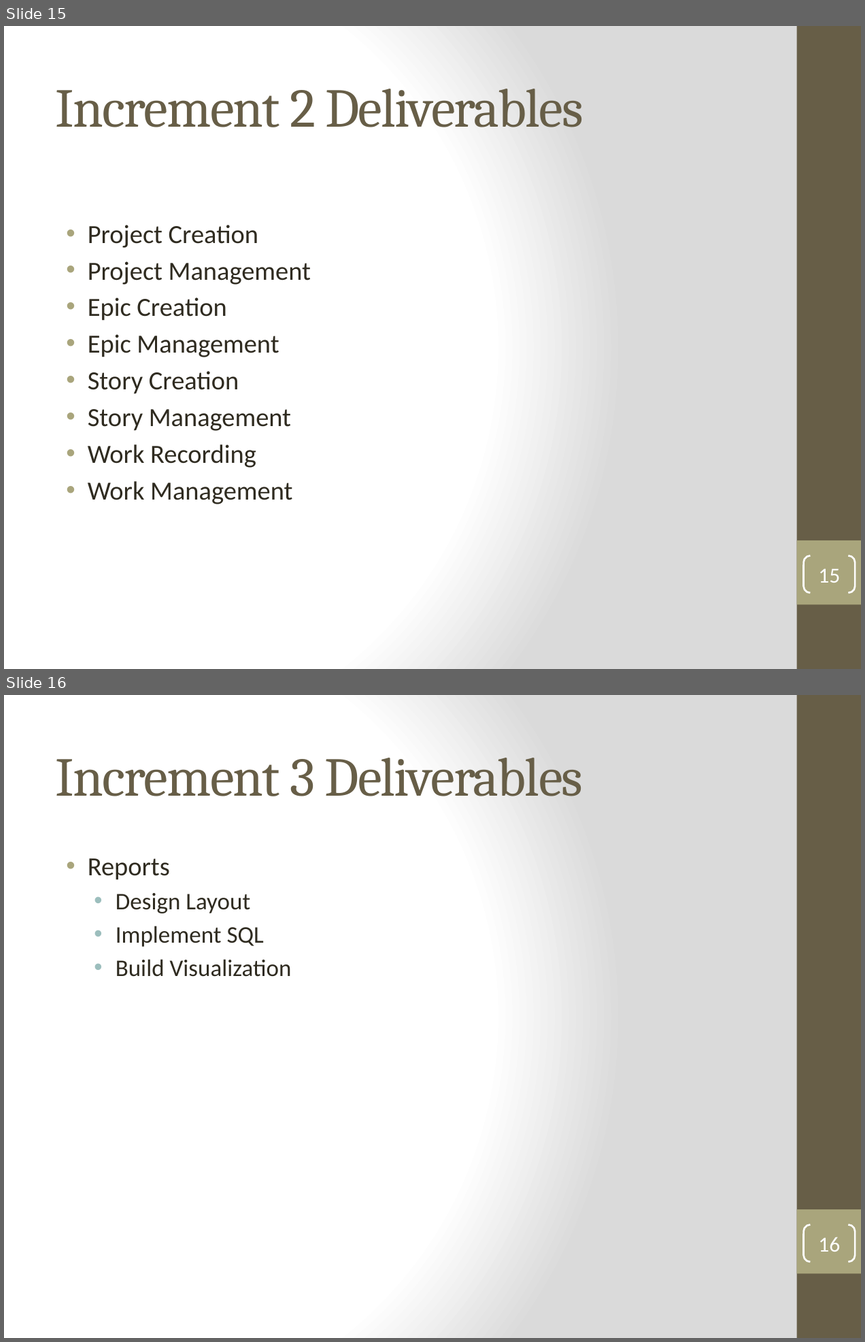
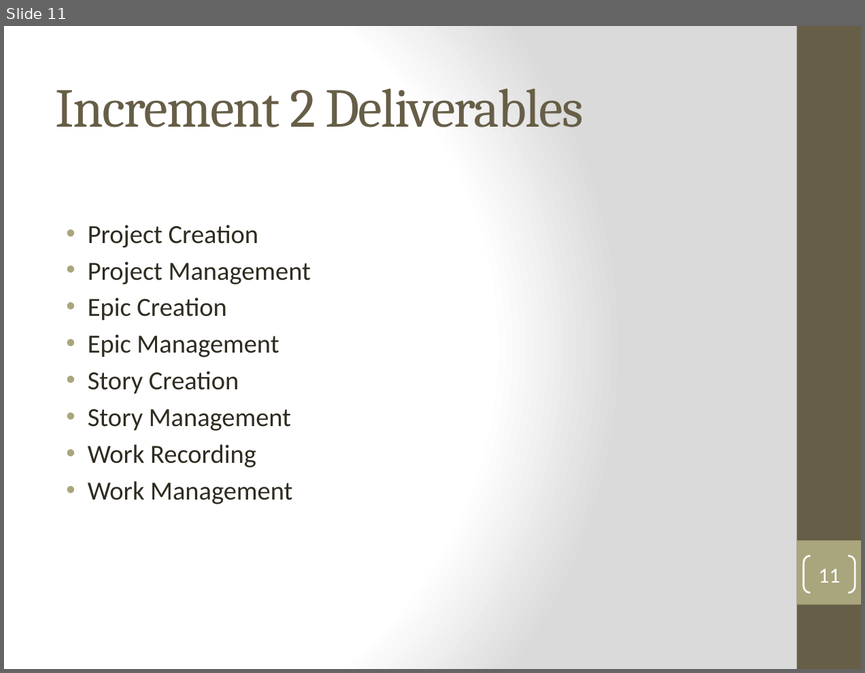
Before and after one commit to DanLain/ProjectManagement, a slide deck: Project Plan/Team 3 Vision and Proejct Plan.pptx. Shown one above the other, each under a label of ours: slides 15 and 16 before the commit, slide 11 after it. The pictures are 865x1342 and 865x673 pixels, drawn with LibreOffice and Linux fonts; fonts in the diff are those of the drawing. Boxes give left, top, right and bottom in pixels: in the first picture for what was removed or moved away, otherwise in the second. Text is boxed around its words. In the diff, an @@ line names an element or a change of style, - is before the commit and + after.

```diff
--- a/Project Plan/Team 3 Vision and Proejct Plan.pptx
+++ b/Project Plan/Team 3 Vision and Proejct Plan.pptx
@@ slide 16 removed at box(4, 695, 861, 1338), background gradient #FFFFFF to #DADADA; not listed: 2 template elements that a slide beside it also shows @@
@@ title removed at box(56, 758, 583, 796) @@
-Increment 3 Deliverables
@@ text removed at box(88, 858, 292, 977) @@
-• Reports
-  • Design Layout
-  • Implement SQL
-  • Build Visualization
@@ page number removed at box(804, 1225, 855, 1261) @@
-16
@@ what was slide 15 is now slide 11 @@
@@ page number at box(818, 569, 840, 582): text changed @@
-15
+11
```
Also in this commit, not shown: 2 slides changed, 6 slides added, 10 other slides removed.
